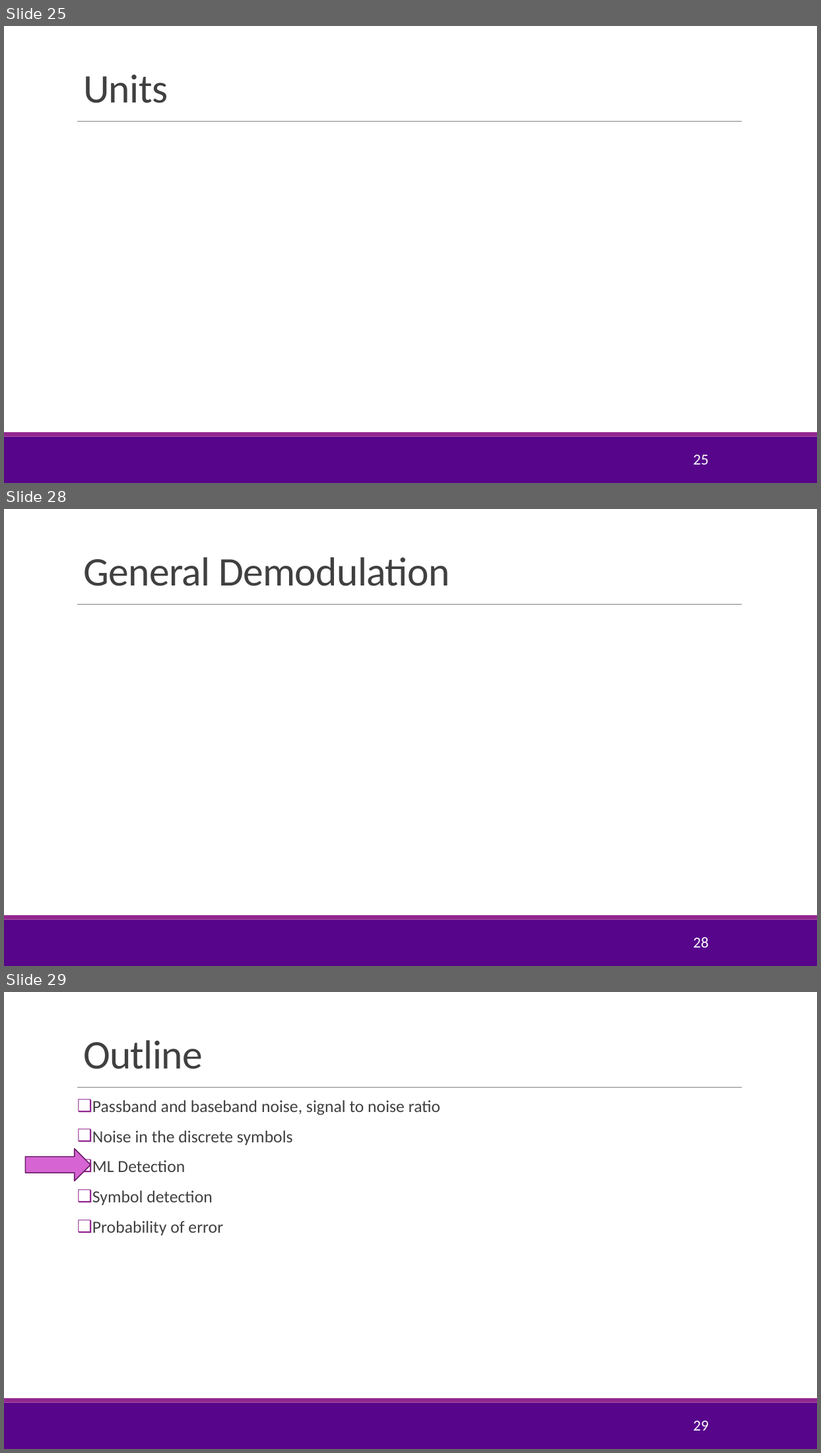
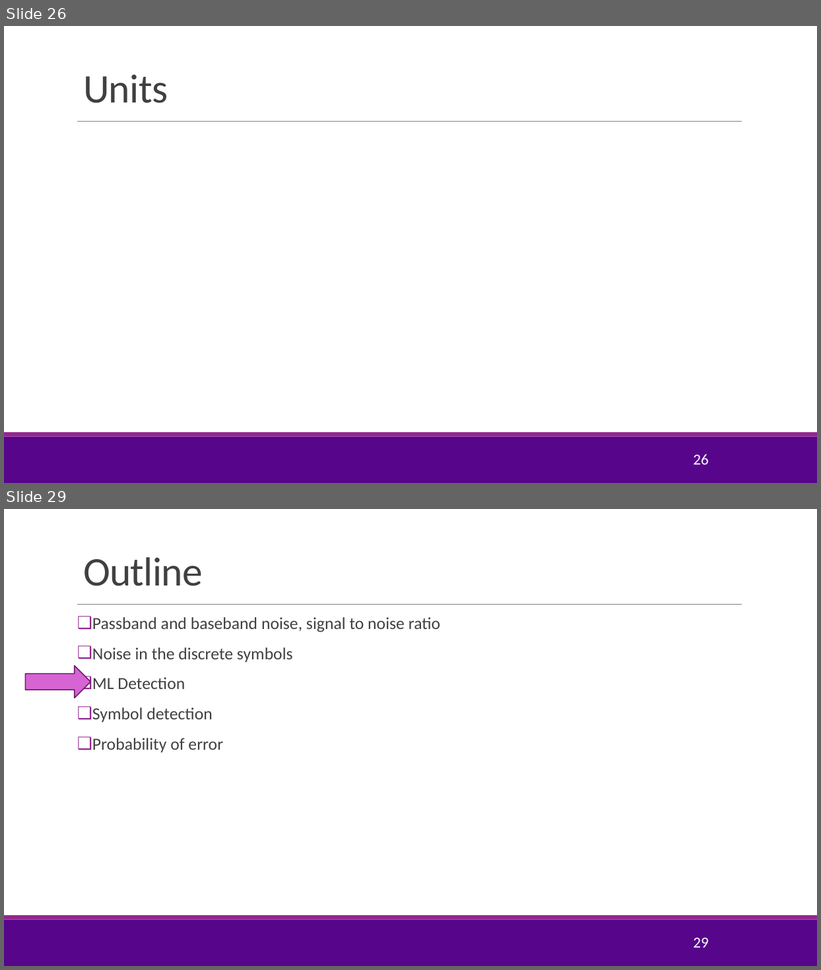
Before and after one commit to sdrangan/digitalcomm, a slide deck: Lectures/Unit06_Demod.pptx. Shown one above the other, each under a label of ours: slides 25, 28 and 29 before the commit, slides 26 and 29 after it; the slides between them are not shown. The pictures are 821x1453 and 821x970 pixels, drawn with LibreOffice and Linux fonts; fonts in the diff are those of the drawing; grey boxes stand for pictures; background and template pictures are left out. Boxes give left, top, right and bottom in pixels: in the first picture for what was removed or moved away, otherwise in the second. Text is boxed around its words. In the diff, an @@ line names an element or a change of style, - is before the commit and + after.

```diff
--- a/Lectures/Unit06_Demod.pptx
+++ b/Lectures/Unit06_Demod.pptx
@@ slide 28 removed at (4,509,817,966), background #FFFFFF; not listed: 3 template elements that a slide beside it also shows @@
@@ title removed at (83,557,450,586) @@
-General Demodulation
@@ page number removed at (693,937,708,948) @@
-28
@@ what was slide 25 is now slide 26 @@
@@ page number at (693,454,708,465): text changed @@
-25
+26
```
Also in this commit, not shown: 2 slides changed, 4 slides added, 1 other slide removed, 4 other files.
